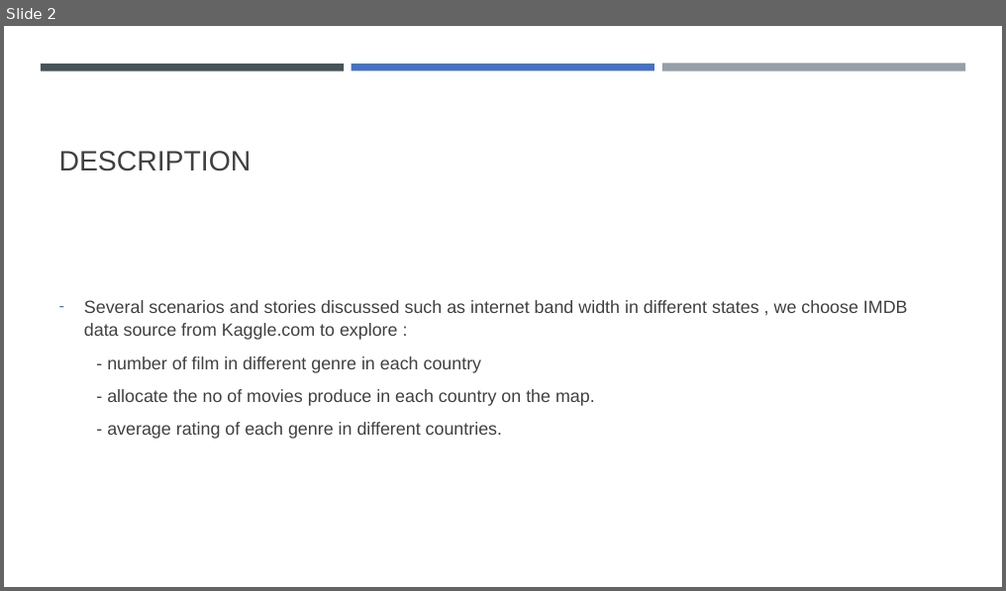
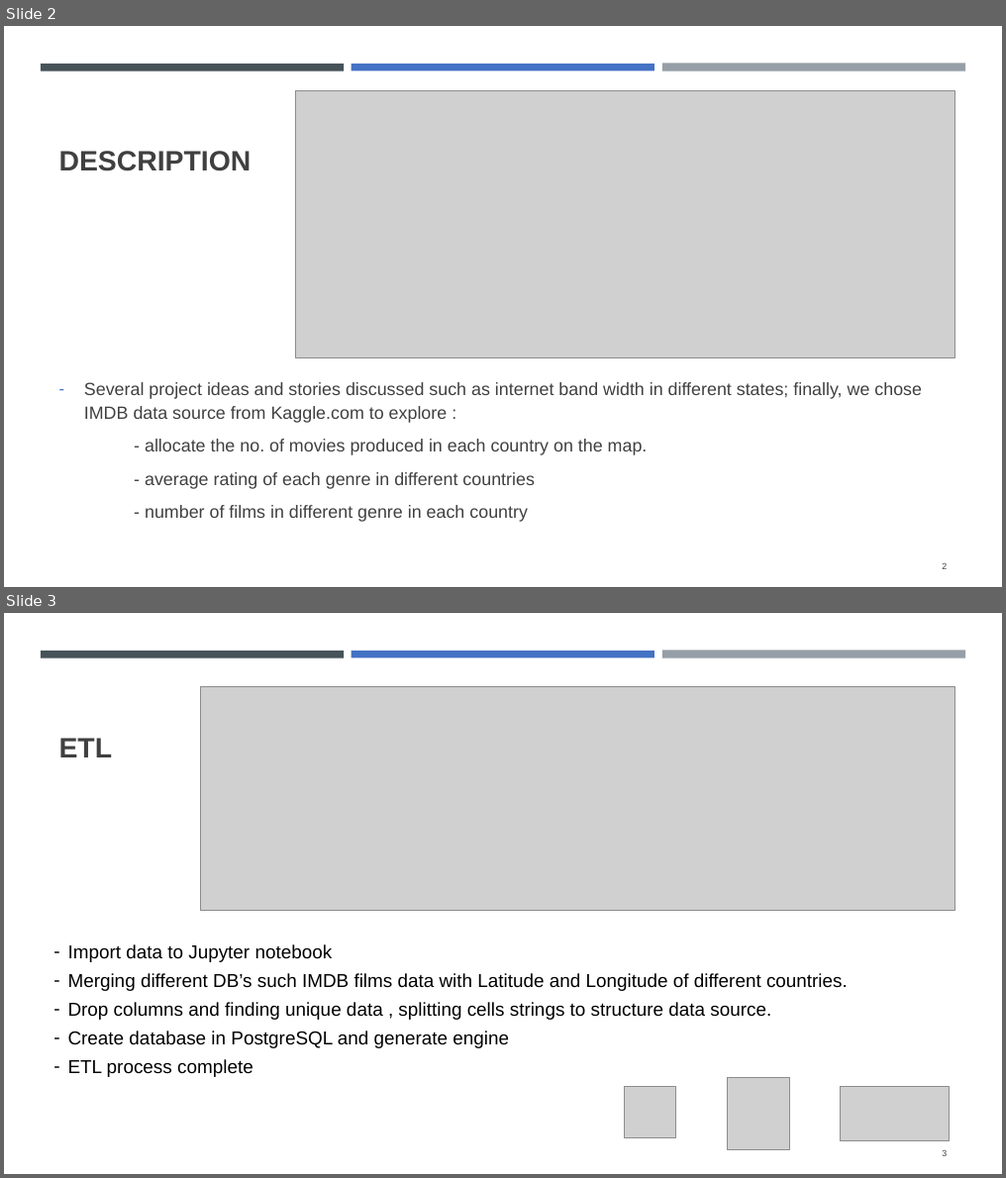
Before and after one commit to MohanPanga/IMDb-Movies-, a slide deck: Movie Guru.pptx. Shown one above the other, each under a label of ours: slide 2 before the commit, slides 2 and 3 after it. The pictures are 1006x591 and 1006x1178 pixels, drawn with LibreOffice and Linux fonts; fonts in the diff are those of the drawing; grey boxes stand for pictures. Boxes give left, top, right and bottom in pixels: in the first picture for what was removed or moved away, otherwise in the second. Text is boxed around its words. In the diff, an @@ line names an element or a change of style, - is before the commit and + after.

```diff
--- a/Movie Guru.pptx
+++ b/Movie Guru.pptx
@@ slide 3 added at (x1=4, y1=613, x2=1002, y2=1174), background #FFFFFF; not listed: 3 template elements that a slide beside it also shows @@
@@ picture added at (x1=200, y1=687, x2=954, y2=910) @@
@@ title added at (x1=59, y1=738, x2=112, y2=758), 27 pt, text #404040, bold @@
+ETL
@@ text added at (x1=68, y1=945, x2=847, y2=1077), 18 pt, text #000000 @@
+– Import data to Jupyter notebook
+– Merging different DB’s such IMDB films data with Latitude and Longitude of different countries.
+– Drop columns and finding unique data , splitting cells strings to structure data source.
+– Create database in PostgreSQL and generate engine
+– ETL process complete
@@ picture added at (x1=625, y1=1087, x2=676, y2=1139) @@
@@ picture added at (x1=727, y1=1078, x2=789, y2=1151) @@
@@ picture added at (x1=841, y1=1087, x2=949, y2=1142) @@
@@ page number added at (x1=942, y1=1151, x2=946, y2=1157), 8.5 pt, text #404040 @@
+3
@@ slide 2 changed as well @@
@@ title "DESCRIPTION" at (x1=59, y1=151, x2=252, y2=172): bold on @@
@@ picture added at (x1=295, y1=91, x2=954, y2=359) @@
@@ text at (x1=84, y1=382, x2=922, y2=522): text changed @@
-– Several scenarios and stories discussed such as internet band width in different states , we choose IMDB data source from Kaggle.com to explore :
-- number of film in different genre in each country
-- allocate the no of movies produce in each country on the map.
-- average rating of each genre in different countries.
+– Several project ideas and stories discussed such as internet band width in different states; finally, we chose IMDB data source from Kaggle.com to explore :
+- allocate the no. of movies produced in each country on the map.
+- average rating of each genre in different countries
+- number of films in different genre in each country
@@ page number added at (x1=942, y1=564, x2=946, y2=570), 8.5 pt, text #404040 @@
+2
```
Also in this commit, not shown: 3 other slides changed, 2 other slides added, 3 slides removed.
